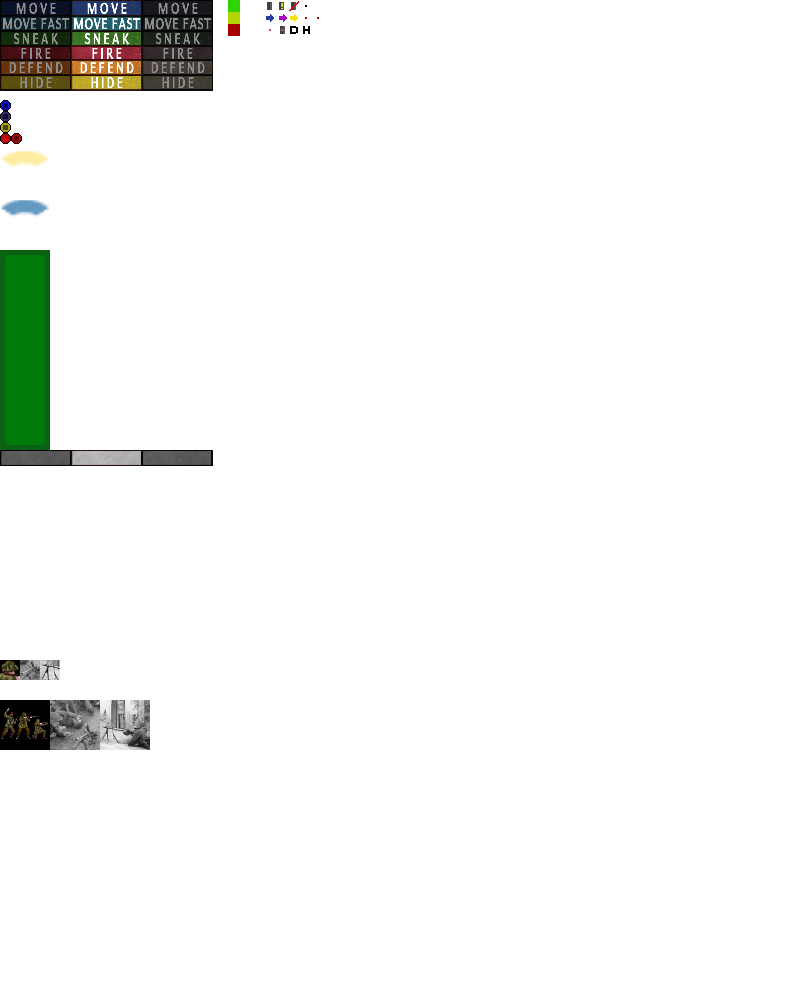
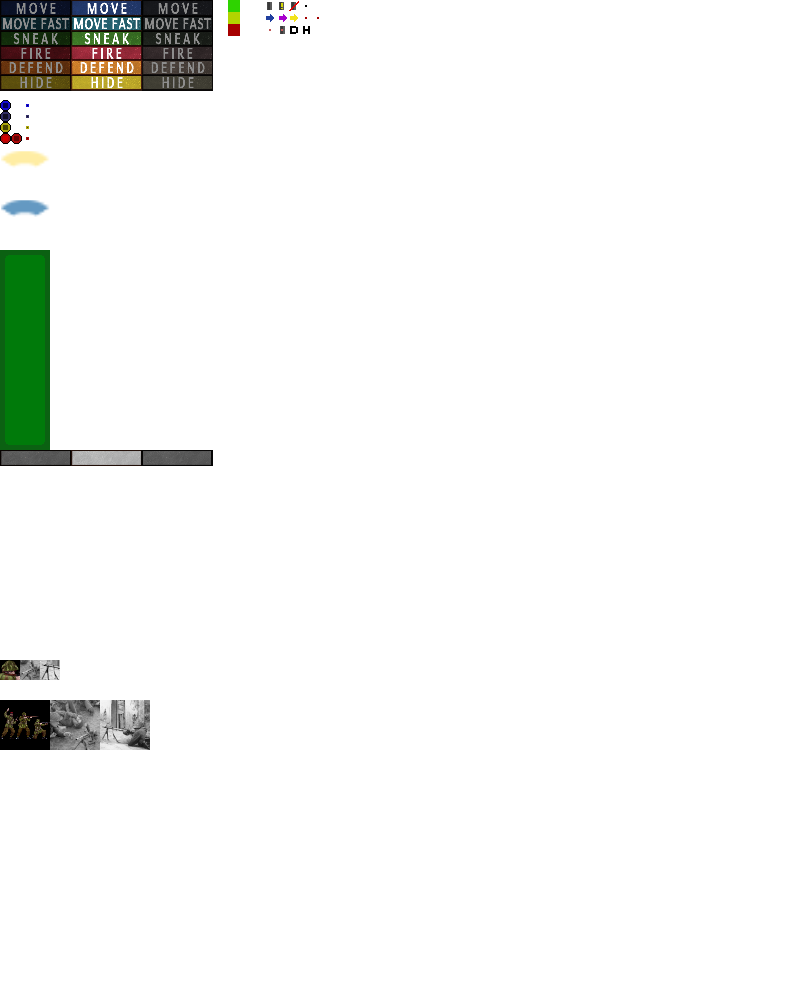
The second 800 x 1000 image is a revision of the first. Changes to its layers:
painted on "ui.png" over 26, 104, 29, 140
